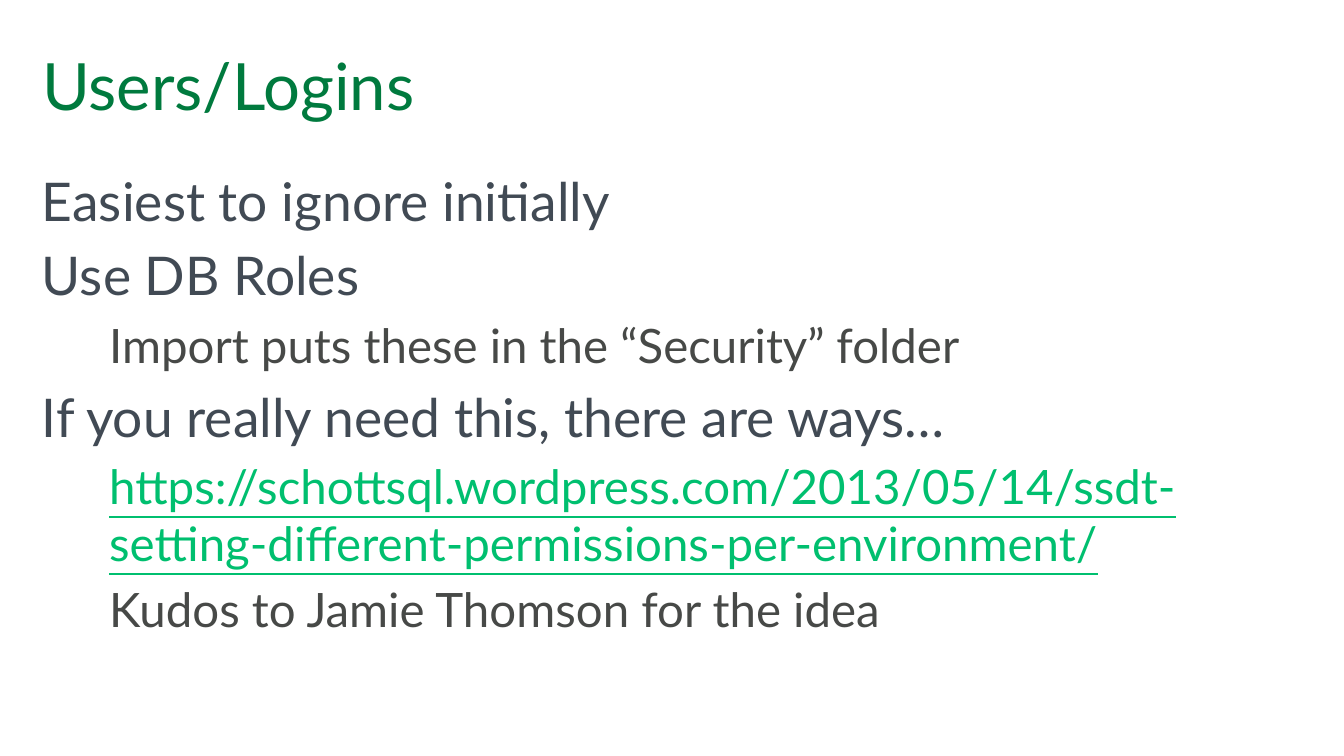
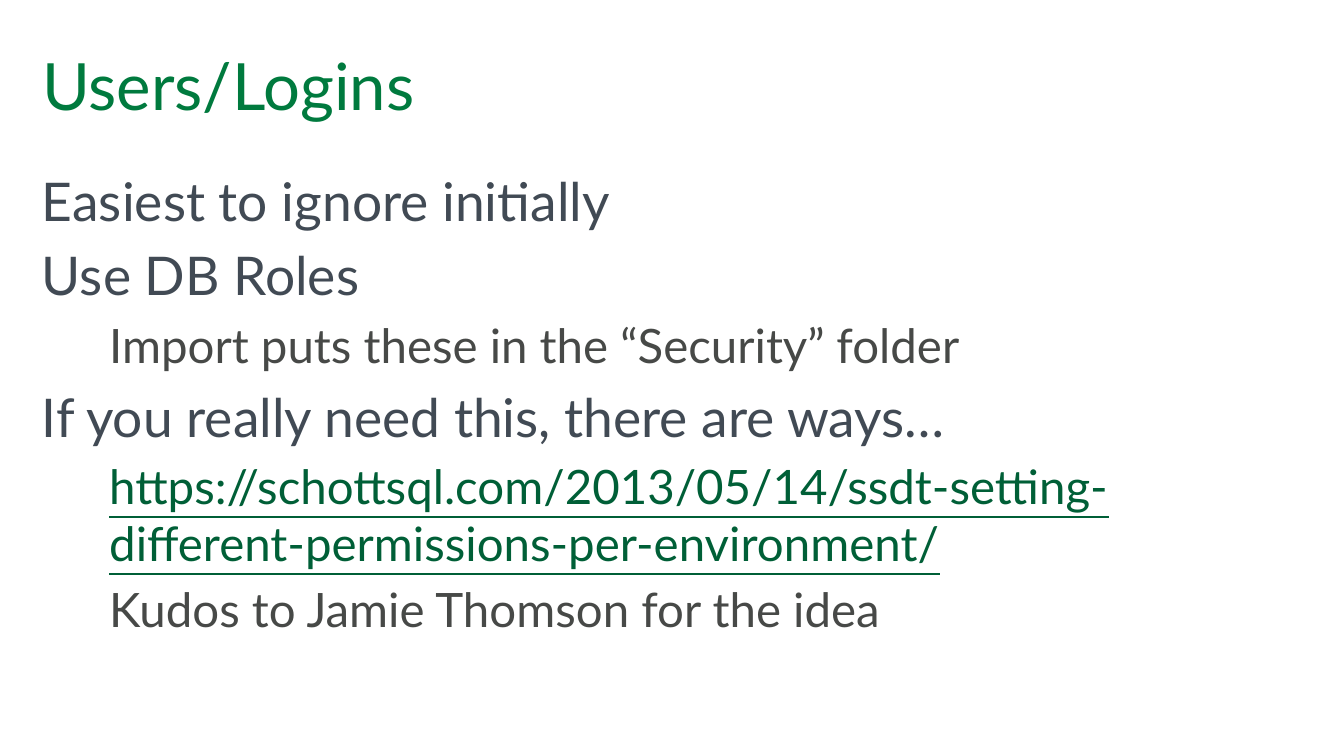
Before and after one commit to paschott/SSDT_101, a slide deck: slide 13 of Getting Your DB Schema Under Control With SSDT.pptx. Drawn at 1344x756 pixels with LibreOffice and Linux fonts; fonts in the diff are those of the drawing; background and template pictures are left out. Boxes give left, top, right and bottom in pixels: in the first picture for what was removed or moved away, otherwise in the second. Text is boxed around its words. In the diff, an @@ line names an element or a change of style, - is before the commit and + after.

```diff
--- a/Getting Your DB Schema Under Control With SSDT.pptx
+++ b/Getting Your DB Schema Under Control With SSDT.pptx
@@ text at box(109, 469, 1108, 569): text changed; text colour #00BF6F to #005F37 @@
-  https://schottsql.wordpress.com/2013/05/14/ssdt-setting-different-permissions-per-environment/
+  https://schottsql.com/2013/05/14/ssdt-setting-different-permissions-per-environment/
```
Also in this commit, not shown: 7 other slides changed, 6 other files.
